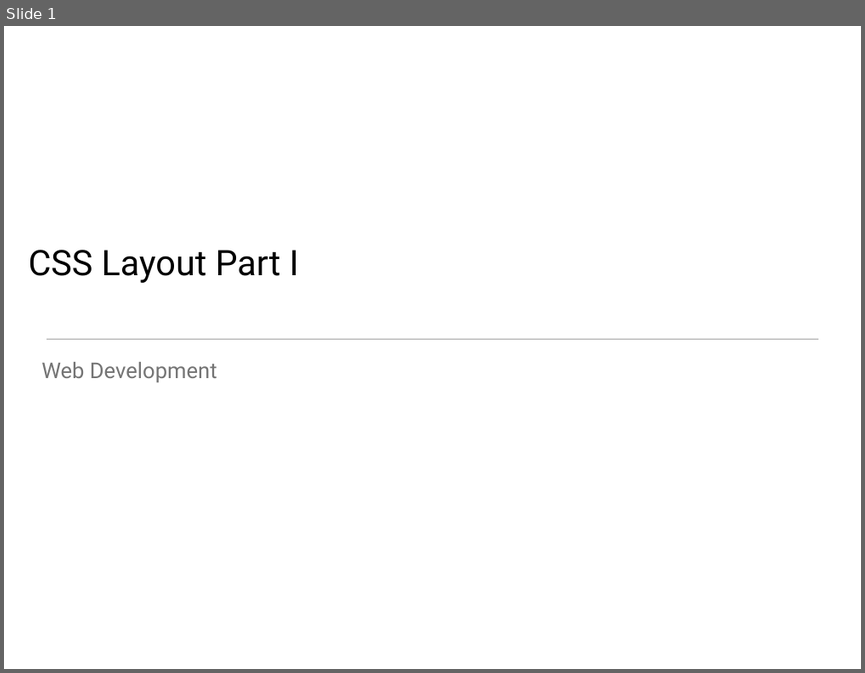
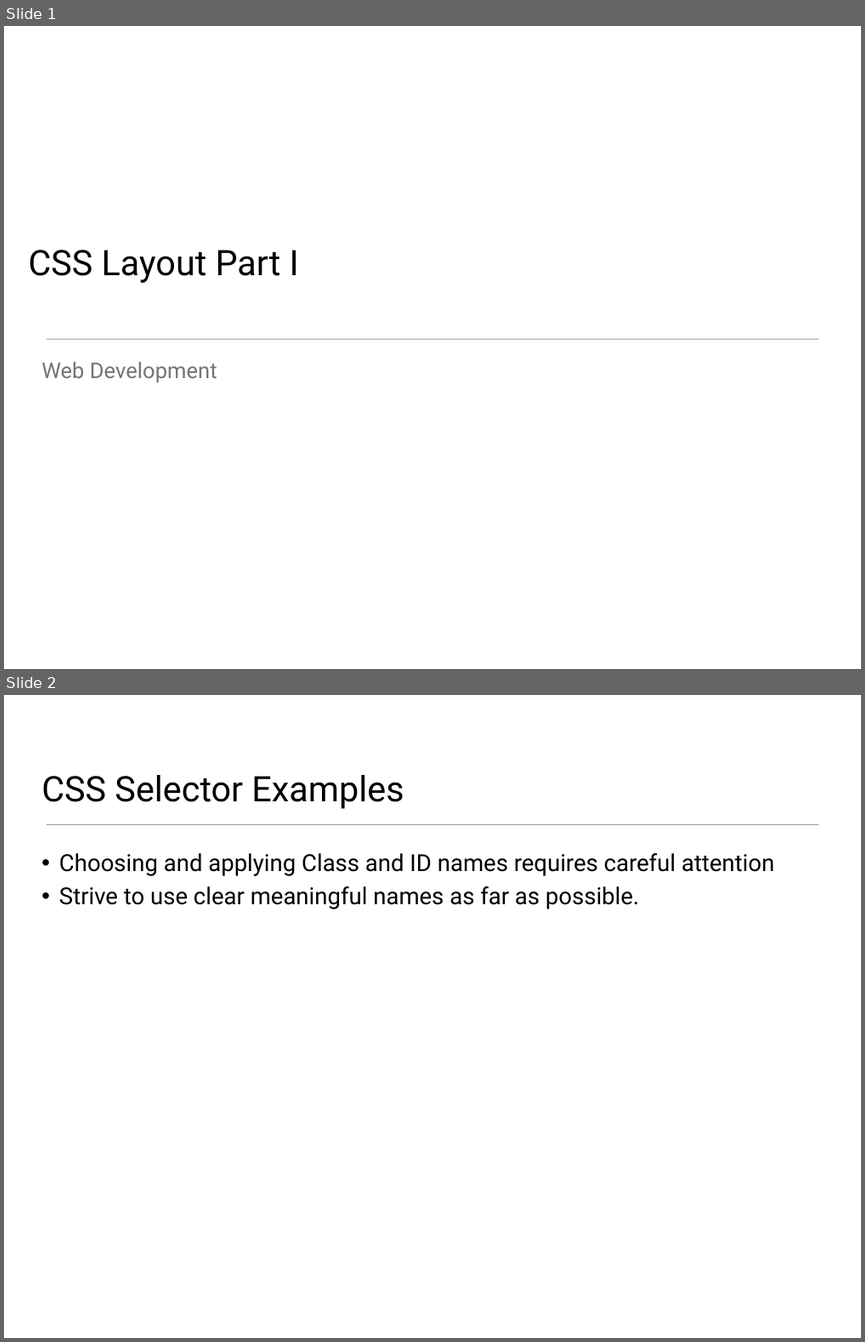
Before and after one commit to wit-web-dev-2015/web-dev-1, a slide deck: topic06/talk-1/a-css-layout-part1.pptx. Shown one above the other, each under a label of ours: slide 1 before the commit, slides 1 and 2 after it. The pictures are 865x673 and 865x1342 pixels, drawn with LibreOffice and Linux fonts; fonts in the diff are those of the drawing. Boxes give left, top, right and bottom in pixels: in the first picture for what was removed or moved away, otherwise in the second. Text is boxed around its words. In the diff, an @@ line names an element or a change of style, - is before the commit and + after.

```diff
--- a/topic06/talk-1/a-css-layout-part1.pptx
+++ b/topic06/talk-1/a-css-layout-part1.pptx
@@ slide 2 added at box(4, 695, 861, 1338), background #FFFFFF @@
@@ title added at box(41, 775, 404, 809), 42 pt, text #000000 @@
+CSS Selector Examples
@@ line added from (46, 824) to (818, 824), #9A9A9A 1 pt @@
@@ text added at box(59, 853, 774, 909), 28 pt, text #000000 @@
+• Choosing and applying Class and ID names requires careful attention
+• Strive to use clear meaningful names as far as possible.
```
Also in this commit, not shown: 6 slides changed, 2 other slides added, 2 other files.
